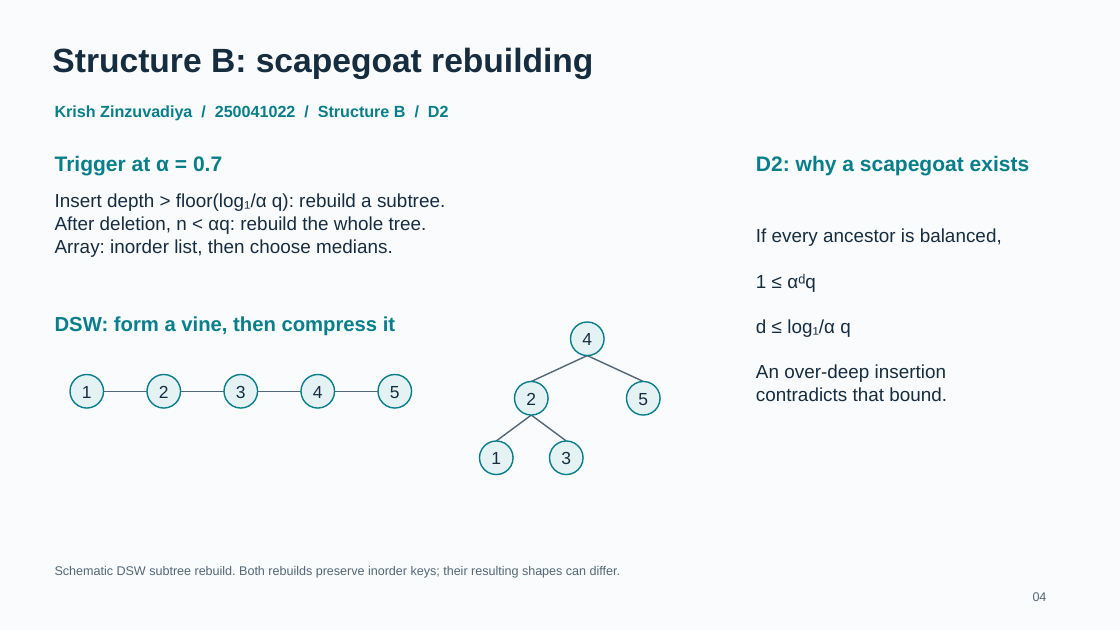
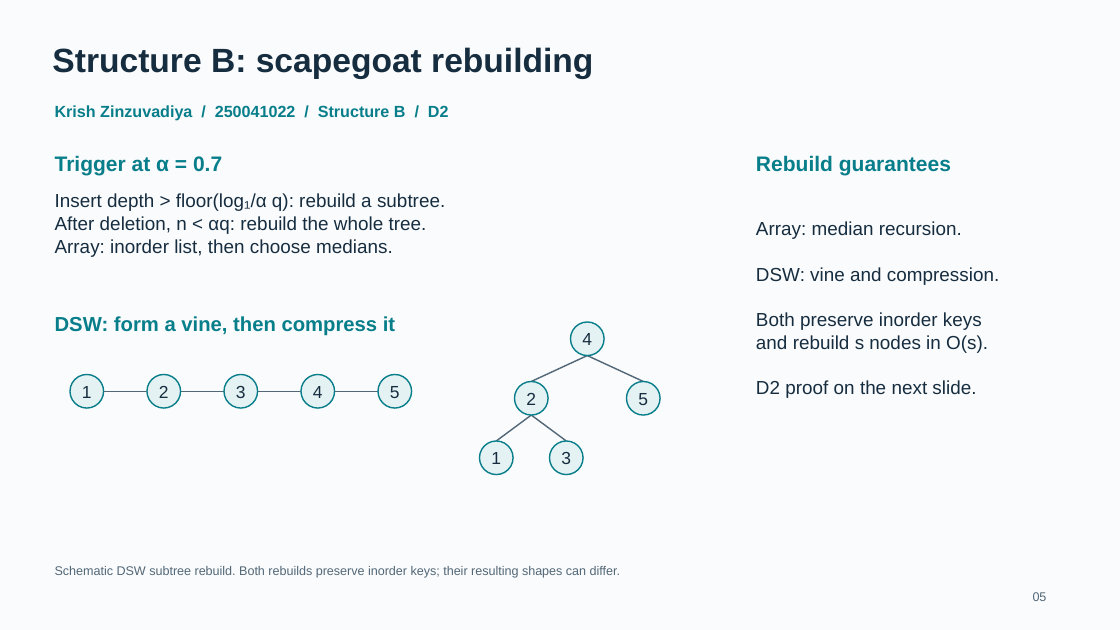
Before and after one commit to MayankMoyal/DSA-Project, a slide deck: slide 5 of docs/slides/slides.pptx (slide 4 before the commit). Drawn at 1120x630 pixels with LibreOffice and Linux fonts; fonts in the diff are those of the drawing. Boxes give left, top, right and bottom in pixels: in the first picture for what was removed or moved away, otherwise in the second. Text is boxed around its words. In the diff, an @@ line names an element or a change of style, - is before the commit and + after.

```diff
--- a/docs/slides/slides.pptx
+++ b/docs/slides/slides.pptx
@@ text at box(756, 155, 951, 175): text changed @@
-D2: why a scapegoat exists
+Rebuild guarantees
@@ text at box(756, 221, 999, 398): text changed @@
-If every ancestor is balanced,
-1 ≤ αᵈq
-d ≤ log₁/α q
-An over-deep insertion
-contradicts that bound.
+Array: median recursion.
+DSW: vine and compression.
+Both preserve inorder keys
+and rebuild s nodes in O(s).
+D2 proof on the next slide.
@@ text at box(1033, 592, 1047, 601): text changed @@
-04
+05
```
Also in this commit, not shown: 5 other slides changed, 3 slides added, 3 slides removed, 3 other files.
